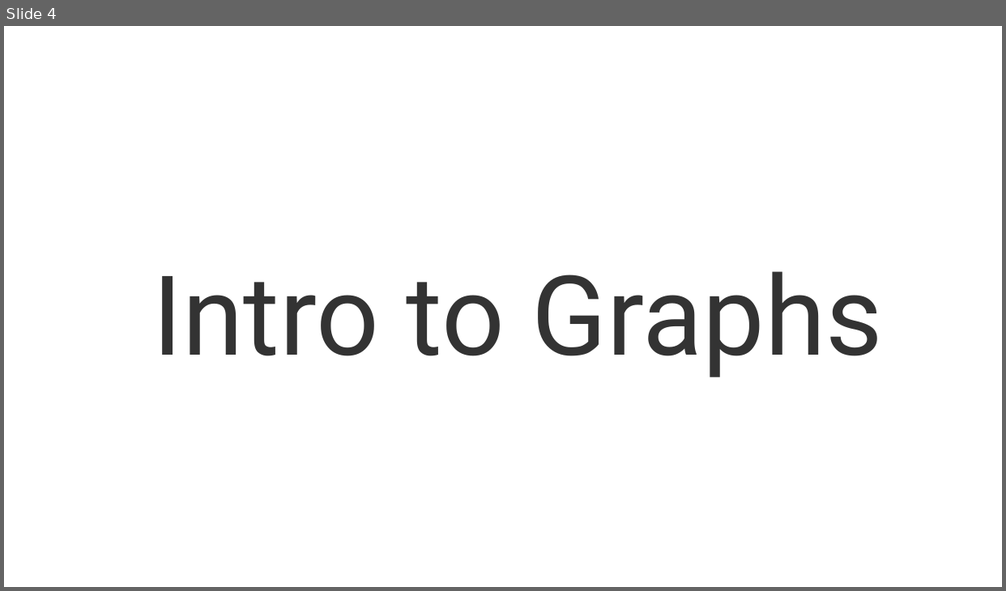
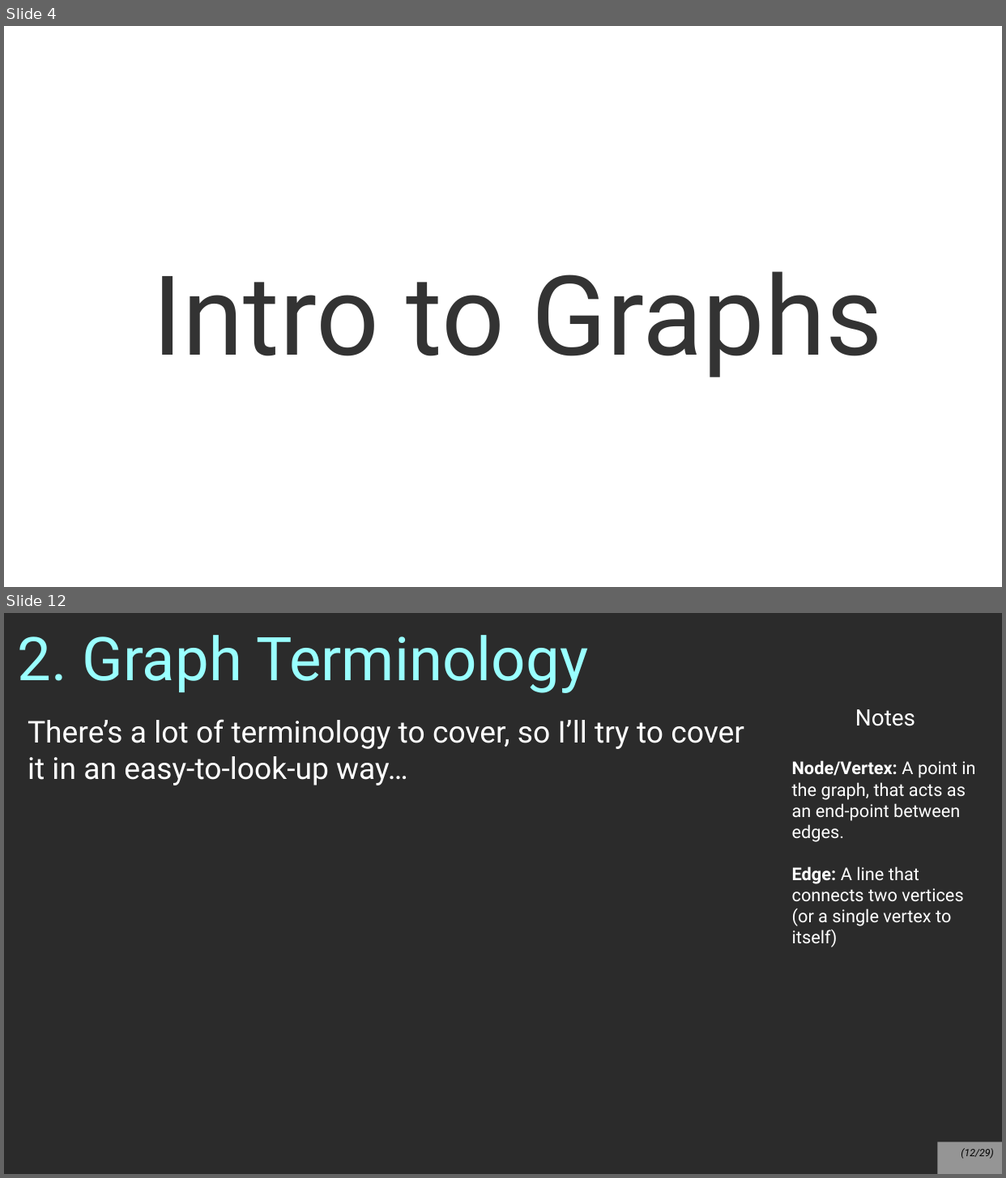
Before and after one commit to nguyenchithien/CS211-Discrete-Structures-II, a slide deck: Lectures/Lecture 7.1.odp. Shown one above the other, each under a label of ours: slide 4 before the commit, slides 4 and 12 after it; the slides between them are not shown. The pictures are 1006x591 and 1006x1178 pixels, drawn with LibreOffice and Linux fonts; fonts in the diff are those of the drawing; background and template pictures are left out; a plain dark background stands for a picture behind light text. Boxes give left, top, right and bottom in pixels: in the first picture for what was removed or moved away, otherwise in the second. Text is boxed around its words. In the diff, an @@ line names an element or a change of style, - is before the commit and + after.

```diff
--- a/Lectures/Lecture 7.1.odp
+++ b/Lectures/Lecture 7.1.odp
@@ slide 12 added at (x1=4, y1=613, x2=1002, y2=1174), background picture (left out) @@
@@ title added at (x1=18, y1=635, x2=588, y2=693), 48 pt, text #99FFFF @@
+2. Graph Terminology
@@ text added at (x1=792, y1=709, x2=975, y2=948), 14 pt, text #FFFFFF @@
+Notes
+Node/Vertex: A point in the graph, that acts as an end-point between edges.
+Edge: A line that connects two vertices (or a single vertex to itself)
@@ text added at (x1=27, y1=719, x2=744, y2=786), 24 pt, text #FFFFFF @@
+There’s a lot of terminology to cover, so I’ll try to cover it in an easy-to-look-up way…
@@ page number added at (x1=938, y1=1143, x2=1002, y2=1174), fill #FFFFFF at 50% opacity, 8 pt, text #000000, italic @@
+(12/29)
```
Also in this commit, not shown: 2 slides changed, 23 other slides added, 5 slides removed, 1 other file.
